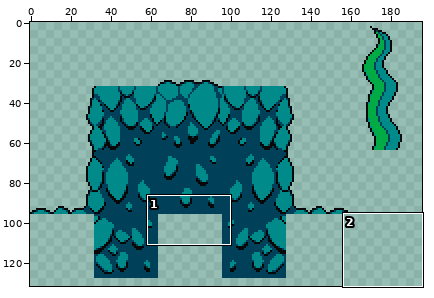
Pixel-art file, stored at ProjectHook/Content/tiles.ase. Above: a wide view before the commit, with the close-up outlined.
Close-up. The starting point:
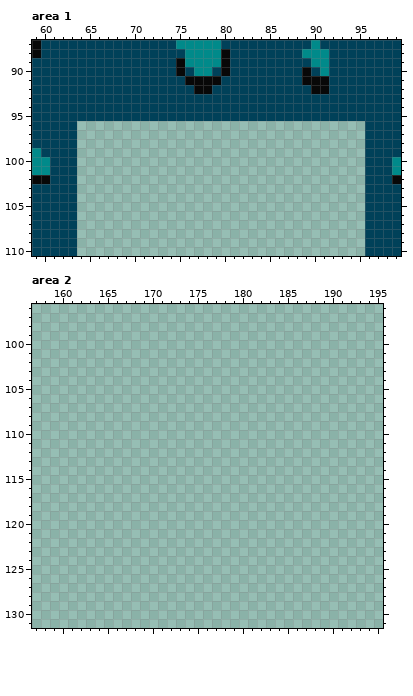
256x256 pixels, 1 frame. Shown: area 1: x 59..99, y 87..110; area 2: x 157..195, y 96..131. The wide view leaves out empty margins.
The same view after the edit:
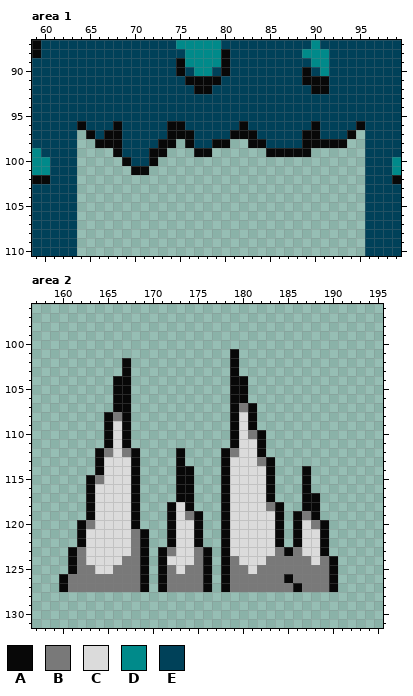
Palette (. is transparent): A #080808  B #797979  C #dbdbdb  D #008a8a  E #004159
The exact change:
Changed rows in their new state; - is an unchanged pixel.
Area 1:
first column x 64:
 96 AEEEAEEEEEAAEEEEEEAEEEEEEEAEEEEA
 97 -AEAAEEEEEAAAEEEEAAAEEEEEAAEEEA-
 98 --AAAEEEEAA-AEEAA--AAEEEEAAAAA--
 99 ----AEEEAA---AA------AAAAA------
100 -----AEEA-----------------------
101 ------AA------------------------
Area 2:
first column x 160:
101 -------------------A-----------
102 -------A-----------A-----------
103 -------A-----------A-----------
104 ------AA-----------AA----------
105 ------AA-----------AA----------
106 ------AA-----------AA----------
107 ------AA-----------ABA---------
108 -----ABA-----------ACA---------
109 -----ACA-----------ACA---------
110 -----ACA-----------ACBA--------
111 -----ACA-----------ACCA--------
112 ----ABCBA----A----ABCCA--------
113 ----ACCCA----A----ACCCBA-------
114 ----ACCCA----AA---ACCCCA---A---
115 ---ABCCCA----AA---ACCCCA---A---
116 ---ACCCCA----AA---ACCCCA---A---
117 ---ACCCCA----AA---ACCCCA---AA--
118 ---ACCCCA---ACA---ACCCCBA--AA--
119 ---ACCCCA---ACBA--ACCCCCA-ABA--
120 --ABCCCCA---ACCA--ACCCCCA-ACBA-
121 --ACCCCCBA--ACCA--ACCCCCA-ACCA-
122 --ACCCCCBA--ACCA--ACCCCCA-ACCA-
123 -ABCCCCCBA-ABCCBA-ACCCCCBABCCA-
124 -ABCCCCBBA-ACCCBA-ABCCCBBBBBCBA
125 -ABBCCBBBA-ABCBBA-ABBCBBBBBBBBA
126 ABBBBBBBBA-ABBBBA-ABBBBBBABBBBA
127 ABBBBBBBBA-ABBBBA-ABBBBBBBABBBA
Pixel boxes of the changes (left, top, right, bottom) in both close-ups:
added: (77, 121, 365, 175)
added: (59, 349, 338, 592)
